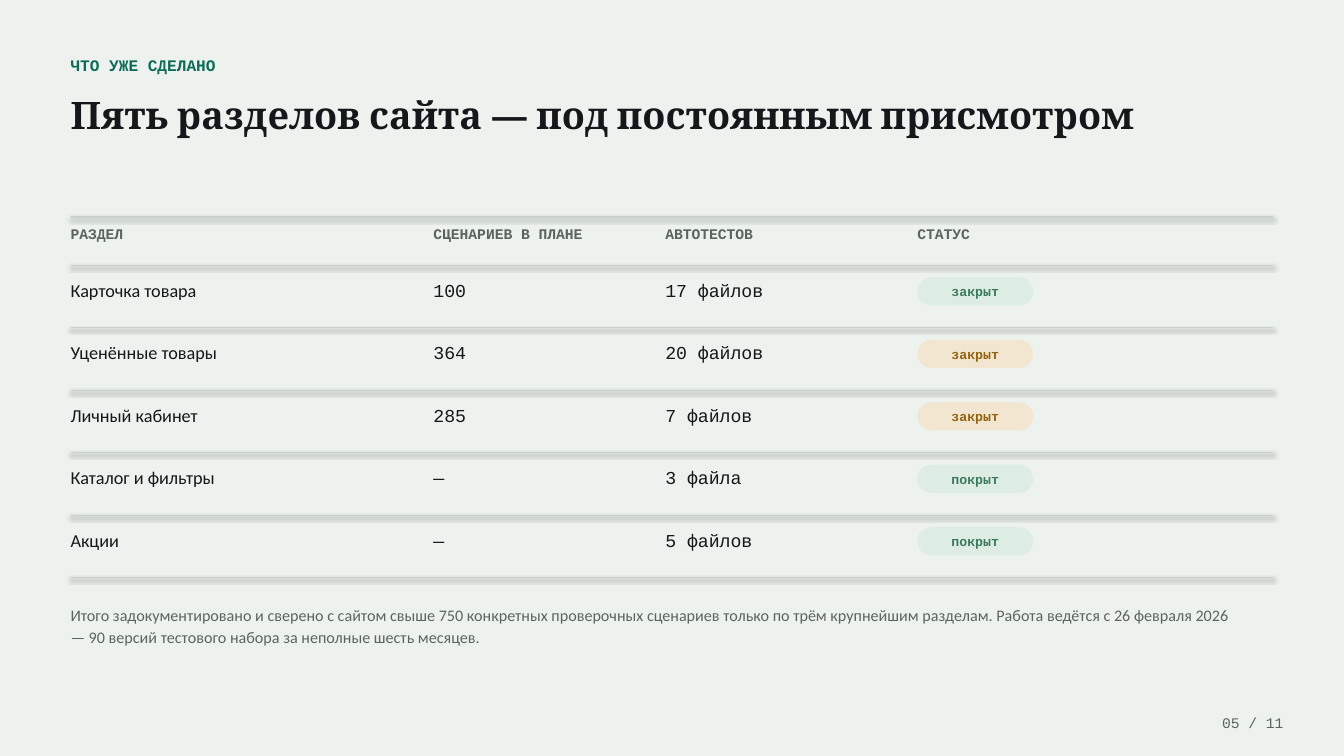
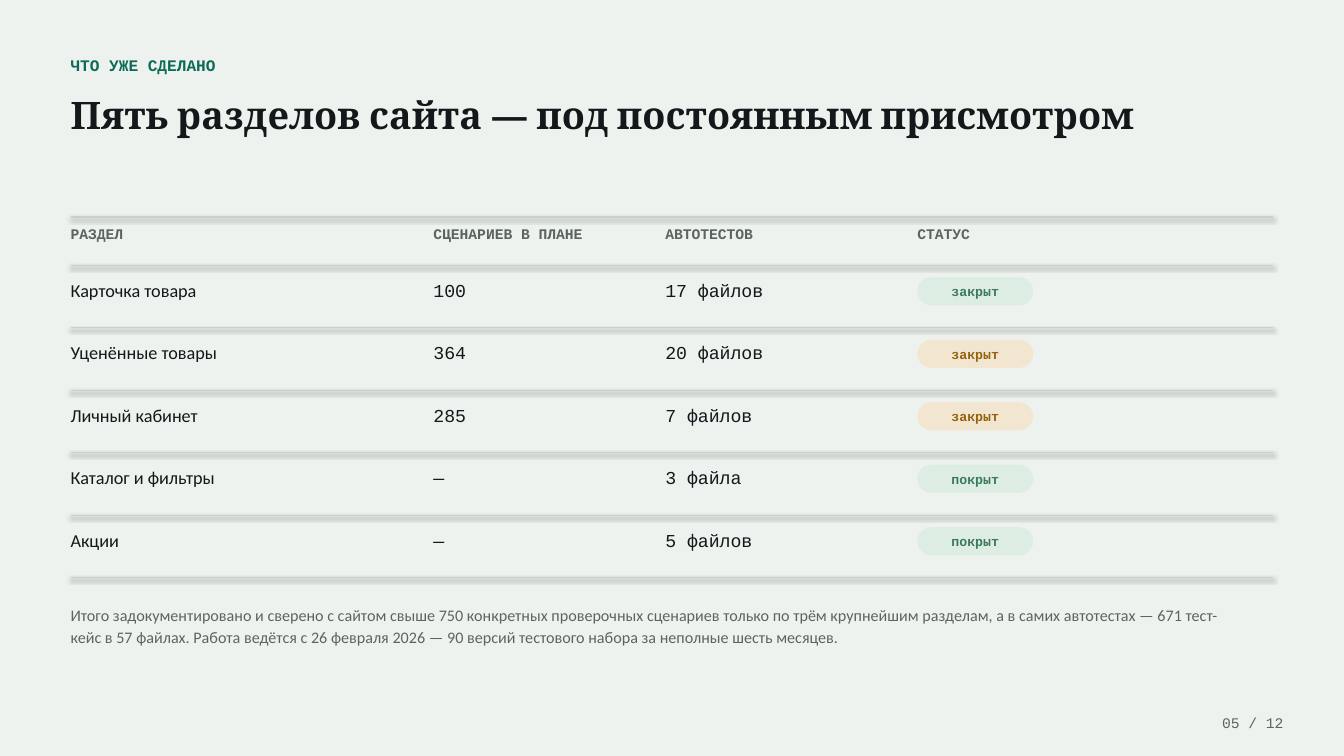
Before and after one commit to Ruxxl/MechtaATest, a slide deck: slide 5 of Автотесты-и-ИИ-презентация.pptx. Drawn at 1344x756 pixels with LibreOffice and Linux fonts; fonts in the diff are those of the drawing. Boxes give left, top, right and bottom in pixels: in the first picture for what was removed or moved away, otherwise in the second. Text is boxed around its words. In the diff, an @@ line names an element or a change of style, - is before the commit and + after.

```diff
--- a/Автотесты-и-ИИ-презентация.pptx
+++ b/Автотесты-и-ИИ-презентация.pptx
@@ text at [71,610,1218,646]: text changed @@
-Итого задокументировано и сверено с сайтом свыше 750 конкретных проверочных сценариев только по трём крупнейшим разделам. Работа ведётся с 26 февраля 2026 — 90 версий тестового набора за неполные шесть месяцев.
+Итого задокументировано и сверено с сайтом свыше 750 конкретных проверочных сценариев только по трём крупнейшим разделам, а в самих автотестах — 671 тест-кейс в 57 файлах. Работа ведётся с 26 февраля 2026 — 90 версий тестового набора за неполные шесть месяцев.
@@ text at [1222,718,1284,728]: text changed @@
-05 / 11
+05 / 12
```
Also in this commit, not shown: 10 other slides changed, 1 slide added, 7 other files.
